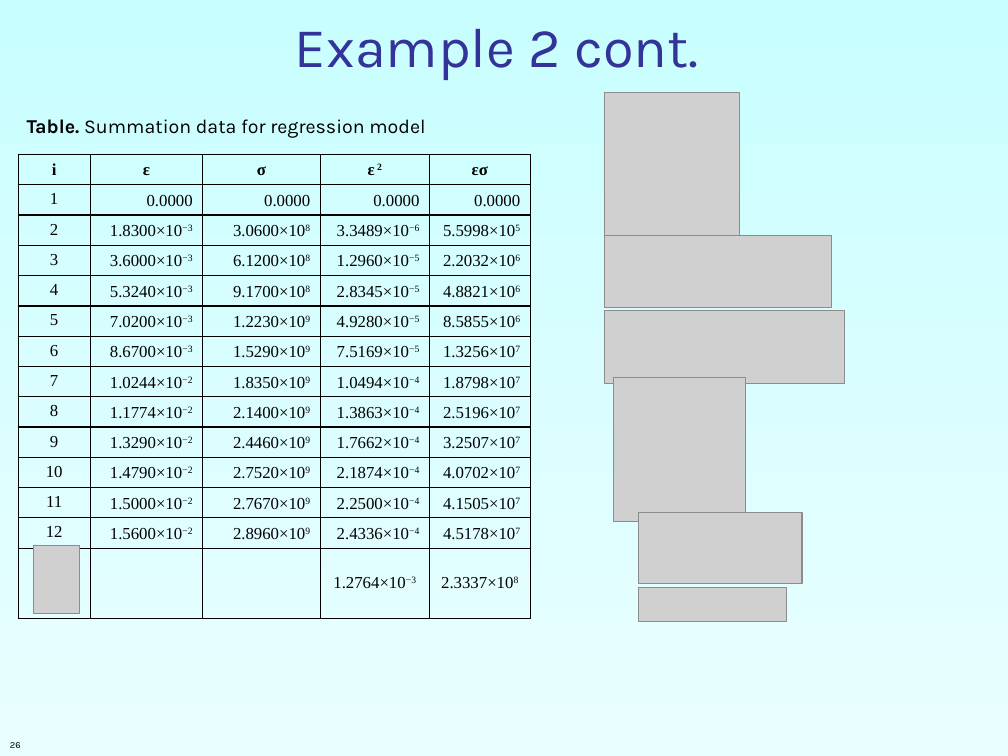
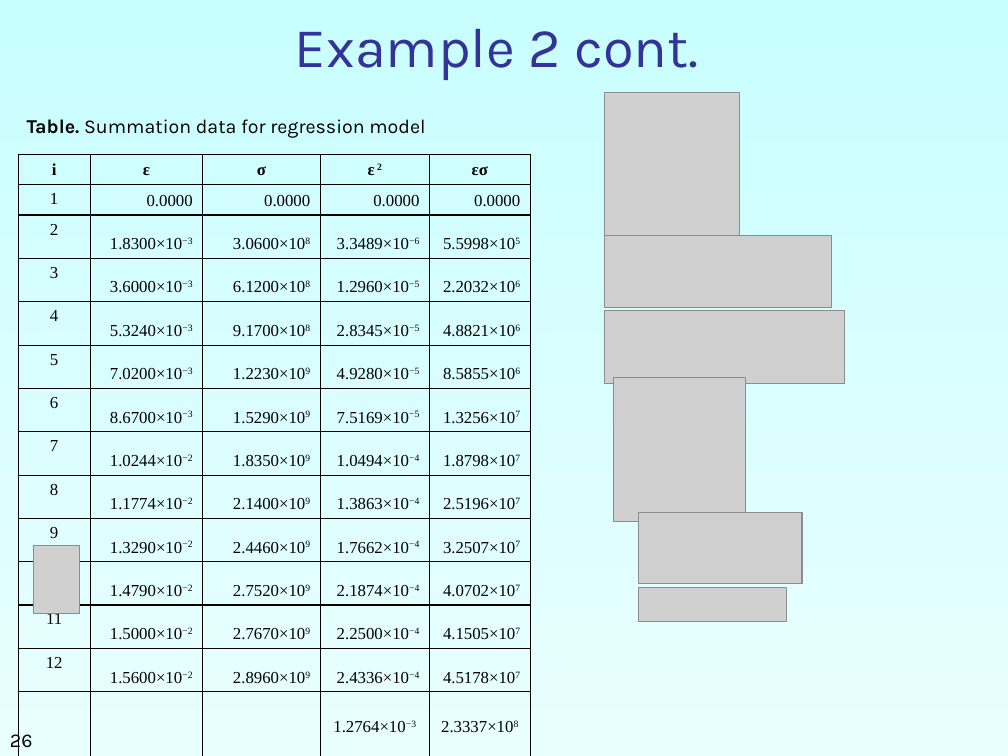
Before and after one commit to RashikRahman/3.2_Notes, a slide deck: slide 26 of CSE_313_Numerical Methods/slides/Week_7-8_Regression/1_Linear Regression.ppt. Drawn at 1008x756 pixels with LibreOffice and Linux fonts; fonts in the diff are those of the drawing; grey boxes stand for pictures. Boxes give left, top, right and bottom in pixels: in the first picture for what was removed or moved away, otherwise in the second. Text is boxed around its words. In the diff, an @@ line names an element or a change of style, - is before the commit and + after.

```diff
--- a/CSE_313_Numerical Methods/slides/Week_7-8_Regression/1_Linear Regression.ppt
+++ b/CSE_313_Numerical Methods/slides/Week_7-8_Regression/1_Linear Regression.ppt
@@ table: place and size @@
-table at (18,154,530,618)
+table at (18,154,530,756)
@@ page number at (10,729,33,753): size 6.7 to 14 pt @@
```
Also in this commit, not shown: 11 other slides changed, 11 other files.
